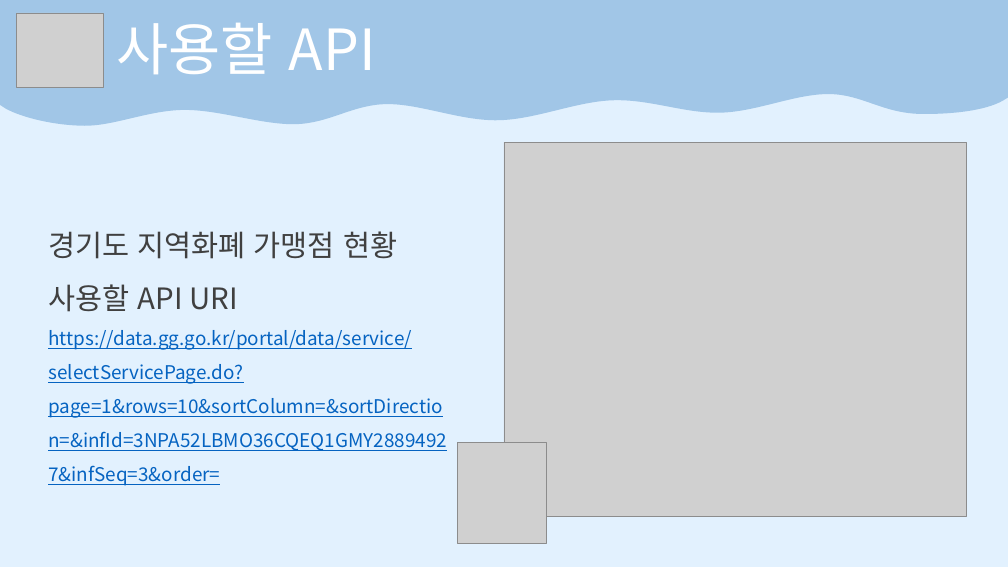
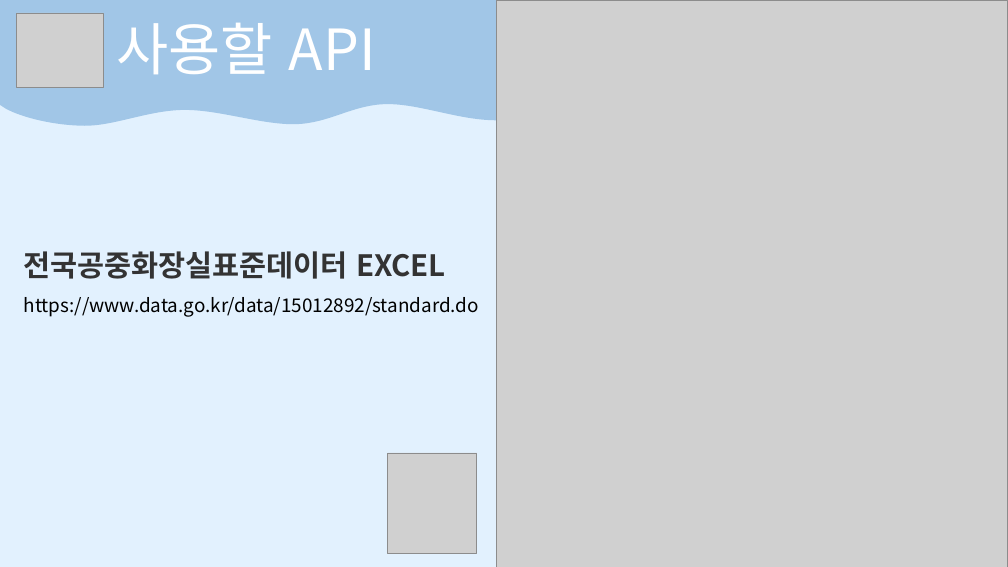
Before and after one commit to HongMyengJin/scriptlang, a slide deck: slide 4 of TermProject/Term기획최종.pptx. Drawn at 1008x567 pixels with LibreOffice and Linux fonts; fonts in the diff are those of the drawing; grey boxes stand for pictures. Boxes give left, top, right and bottom in pixels: in the first picture for what was removed or moved away, otherwise in the second. Text is boxed around its words. In the diff, an @@ line names an element or a change of style, - is before the commit and + after.

```diff
--- a/TermProject/Term기획최종.pptx
+++ b/TermProject/Term기획최종.pptx
@@ picture: place and size @@
-picture at [504, 142, 967, 516]
+picture at [496, 0, 1007, 567]
@@ text at [24, 251, 479, 317]: text changed; text colour #0563C1 to #000000 @@
-경기도 지역화폐 가맹점 현황
-사용할 API URI
-https://data.gg.go.kr/portal/data/service/selectServicePage.do?page=1&rows=10&sortColumn=&sortDirection=&infId=3NPA52LBMO36CQEQ1GMY28894927&infSeq=3&order=
+전국공중화장실표준데이터 EXCEL
+https://www.data.go.kr/data/15012892/standard.do
@@ picture: place and size @@
-picture at [457, 442, 547, 543]
+picture at [388, 453, 477, 554]
```
Also in this commit, not shown: 5 other slides changed, 4 other files.
